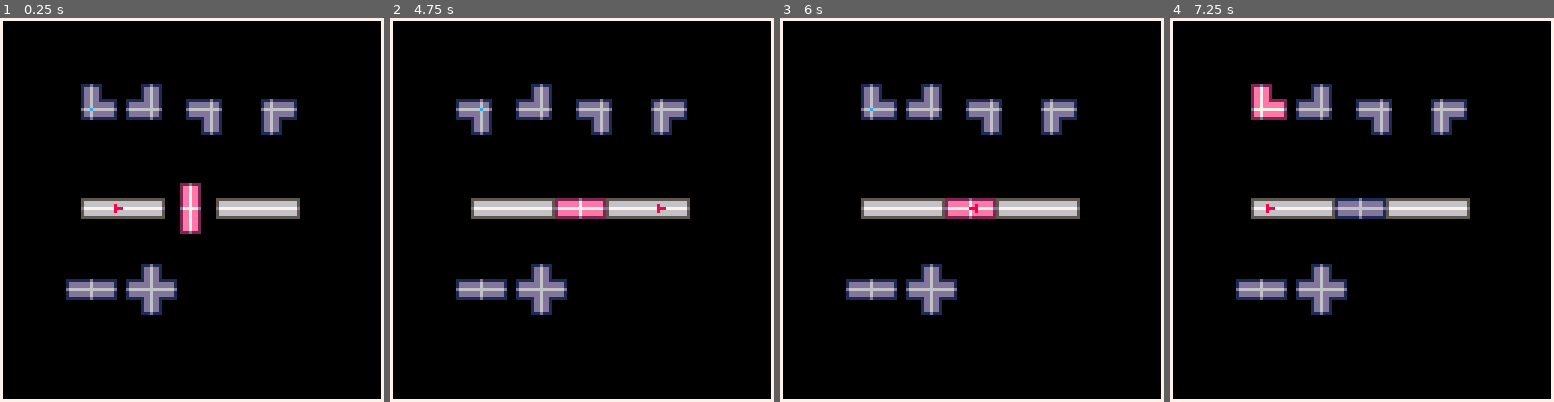
Above: before the commit, frames 1-4 (left to right).
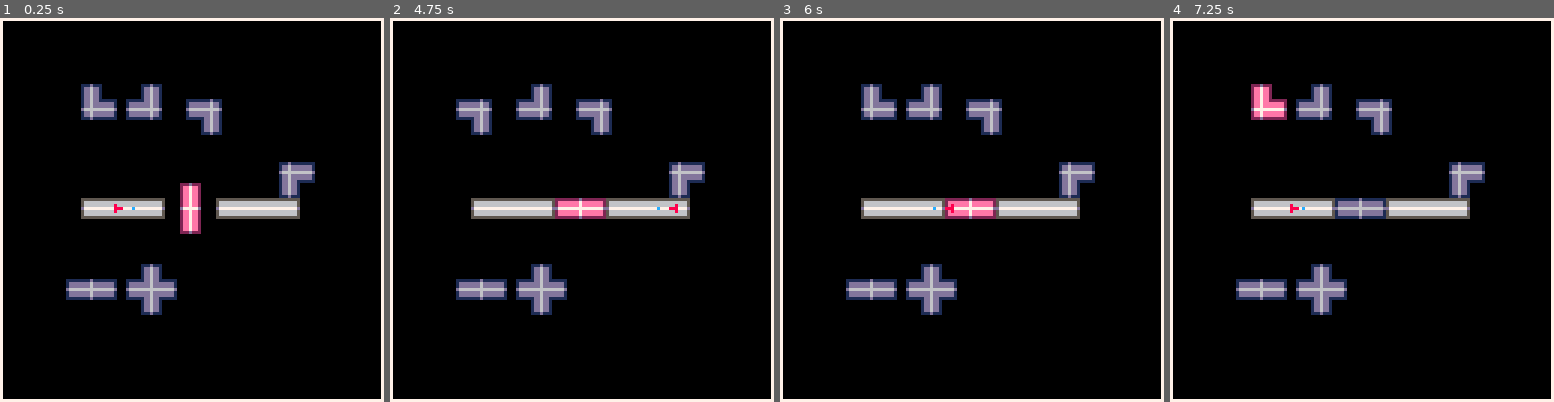
Above: after the commit, the same moments.

Repository: kreludan/rotatoes
Game: PICO-8 cartridge rotatoes.p8
Same seed, same stepped clock (60 frames per second), same inputs: the game is played once before the commit and once after it.
Inputs:
- Up to frame 1 (0.25 s): no input
- Up to frame 2 (4.75 s): hold Right 1.6-2.1 s; hold Up 2.15-2.42 s; hold Right 2.47-3.03 s; hold Left 3.08-3.58 s; hold Down 3.63-3.97 s; hold Right 4.02-4.68 s; hold Up from 4.73 s (still down)
- Up to frame 3 (6 s): release Up at 5.03 s; hold Left 5.08-5.68 s; hold Down from 5.73 s (still down)
- Up to frame 4 (7.25 s): release Down at 6.03 s; hold Right 6.08-6.58 s; hold Right 6.63-7.13 s; hold Up from 7.18 s (still down)

The runs differ from the first frame. In frame 1, 1.5% of the frame differs, in the area x 23-83%, y 21-50%; in frame 2, 1.5%; in frame 3, 1.5%, in the area x 23-83%, y 21-51%; in frame 4, 1.5%.

Commit message:
game knows what tile the character is on

Diff:
--- a/rotatoes.p8
+++ b/rotatoes.p8
@@ -26,7 +26,9 @@
 end
 
 function _init_character_details()
-
+  for i=1,count(characters_to_draw) do
+    characters_to_draw[i].waypoint_from = get_starting_waypoint(characters_to_draw[i], waypoints)
+  end
 end
 
 function _init_rotators()
@@ -35,7 +37,7 @@
     { "l1", 30, 30 },
     { "l2", 50, 30 },
     { "l3", 70, 30 },
-    { "l4", 90, 30 },
+    { "l4", 96, 51 },
     { "horiz", 30, 90 },
     { "plus", 50, 90 }
   }
@@ -180,7 +182,7 @@
     get_next_waypoint(characters_to_draw[i], waypoints, max_distance)
   end
 
-  --_debug_drawwaypoints()
+  _debug_drawwaypoints()
 end
 
 function _draw_ui_elements()
@@ -194,13 +196,10 @@
 end
 
 function _debug_drawwaypoints()
-  --[[
-  for i = 1, count(waypoints) do
-    pset(
-      waypoints[i].draw_waypoint.x,
-      waypoints[i].draw_waypoint.y, 12
-    )
-  end--]]
+  tile_on = get_tile_on(characters_to_draw[1])
+  for i = 1, count(tile_on.draw_waypoints) do
+    pset(tile_on.draw_waypoints[i].x, tile_on.draw_waypoints[i].y, 12)
+  end
 end
 -->8
 --tiles
@@ -789,6 +788,41 @@
   )
 end
 
+function get_starting_waypoint(char, waypoints)
+  for i=1, count(waypoints) do
+    if char.center_x == waypoints[i].draw_waypoint.x and char.center_y == waypoints[i].draw_waypoint.y then
+      return waypoints[i]
+    end
+  end
+  return nil
+end
+
+function get_tile_on(char)
+  waypoint_to = char.waypoint_to
+  waypoint_from = char.waypoint_from
+  -- case 1: the waypoints are on the same tile
+  if waypoint_to.tile_on == waypoint_from.tile_on then
+    return waypoint_to.tile_on
+  end
+  -- case 2: vertical travel. x-axes of the two waypoints are the same.
+  if waypoint_to.x == waypoint_from.x then
+    if abs(waypoint_to.draw_waypoint.y - char.center_y) <= abs(waypoint_from.draw_waypoint.y - char.center_y) then
+      return waypoint_to.tile_on
+    else
+      return waypoint_from.tile_on
+    end
+    -- case 3: horizontal travel. y-axes of the two waypoints are the same.
+  elseif waypoint_to.y == waypoint_from.y then
+    if abs(waypoint_to.x - char.center_x) <= abs(waypoint_from.x - char.center_x) then
+      return waypoint_to.tile_on
+    else
+      return waypoint_from.tile_on
+    end
+  end
+  -- this should never happen :koyoriWao:
+  return nil
+end
+
 function get_next_waypoint(char, waypoints, max_distance)
   curr_x = char.center_x
   curr_y = char.center_y
@@ -844,8 +878,6 @@
     char.waypoint_to = potential_next_waypoint
     return
   end
-
-  --print("found nothing")
   return
 end
 
@@ -1056,7 +1088,7 @@
 000000001dd6dd111111111111dd6dd11ddddddd6dd11dd6ddddddd11dd6dd11ddddddd6ddddddd1111111dd6dd1111115666666066666660566766506666665
 000000001dd6ddddddd11ddddddd6dd1111111dd6dd11dd6dd1111111dd6dd111111111d111111111ddddddd6ddddddd15555555055555550566766505555555
 000000001dd6ddddddd11ddddddd6dd1000001dd6dd11dd6dd1000001dd6dd1000000000000000001ddddddd6ddddddd10000000000000000000000000000000
-00000000d66c6666666dd6666666666d000001dd6dd11dd6dd100000d66666d00000000000000000d666666666666666d5555555056676650566766505555555
+00000000d6666666666dd6666666666d000001dd6dd11dd6dd100000d66666d00000000000000000d666666666666666d5555555056676650566766505555555
 800000001dd6ddddddd11ddddddd6dd1000001dd6dd11dd6dd1000001dd6dd1000000000000000001ddddddd6ddddddd15666666056676660666766506666665
 888000001dd6ddddddd11ddddddd6dd1000001dd6dd11dd6dd1000001dd6dd1000000000000000001ddddddd6ddddddd15666666056676660666766506666665
 80000000111d1111111111111111d11100000111d111111d111000001dd6dd100000000000000000111111dd6dd1111115667777056677770777766507777665
--- a/src/0.global.lua
+++ b/src/0.global.lua
@@ -22,7 +22,9 @@
 end
 
 function _init_character_details()
-
+  for i=1,count(characters_to_draw) do
+    characters_to_draw[i].waypoint_from = get_starting_waypoint(characters_to_draw[i], waypoints)
+  end
 end
 
 function _init_rotators()
@@ -31,7 +33,7 @@
     { "l1", 30, 30 },
     { "l2", 50, 30 },
     { "l3", 70, 30 },
-    { "l4", 90, 30 },
+    { "l4", 96, 51 },
     { "horiz", 30, 90 },
     { "plus", 50, 90 }
   }
@@ -176,7 +178,7 @@
     get_next_waypoint(characters_to_draw[i], waypoints, max_distance)
   end
 
-  --_debug_drawwaypoints()
+  _debug_drawwaypoints()
 end
 
 function _draw_ui_elements()
@@ -190,11 +192,8 @@
 end
 
 function _debug_drawwaypoints()
-  --[[
-  for i = 1, count(waypoints) do
-    pset(
-      waypoints[i].draw_waypoint.x,
-      waypoints[i].draw_waypoint.y, 12
-    )
-  end--]]
+  tile_on = get_tile_on(characters_to_draw[1])
+  for i = 1, count(tile_on.draw_waypoints) do
+    pset(tile_on.draw_waypoints[i].x, tile_on.draw_waypoints[i].y, 12)
+  end
 end
--- a/src/4.characters.lua
+++ b/src/4.characters.lua
@@ -7,6 +7,41 @@
       x_origin, y_origin
     )
   )
+end
+
+function get_starting_waypoint(char, waypoints)
+  for i=1, count(waypoints) do
+    if char.center_x == waypoints[i].draw_waypoint.x and char.center_y == waypoints[i].draw_waypoint.y then
+      return waypoints[i]
+    end
+  end
+  return nil
+end
+
+function get_tile_on(char)
+  waypoint_to = char.waypoint_to
+  waypoint_from = char.waypoint_from
+  -- case 1: the waypoints are on the same tile
+  if waypoint_to.tile_on == waypoint_from.tile_on then
+    return waypoint_to.tile_on
+  end
+  -- case 2: vertical travel. x-axes of the two waypoints are the same.
+  if waypoint_to.x == waypoint_from.x then
+    if abs(waypoint_to.draw_waypoint.y - char.center_y) <= abs(waypoint_from.draw_waypoint.y - char.center_y) then
+      return waypoint_to.tile_on
+    else
+      return waypoint_from.tile_on
+    end
+    -- case 3: horizontal travel. y-axes of the two waypoints are the same.
+  elseif waypoint_to.y == waypoint_from.y then
+    if abs(waypoint_to.x - char.center_x) <= abs(waypoint_from.x - char.center_x) then
+      return waypoint_to.tile_on
+    else
+      return waypoint_from.tile_on
+    end
+  end
+  -- this should never happen :koyoriWao:
+  return nil
 end
 
 function get_next_waypoint(char, waypoints, max_distance)
@@ -64,8 +99,6 @@
     char.waypoint_to = potential_next_waypoint
     return
   end
-
-  --print("found nothing")
   return
 end
 
